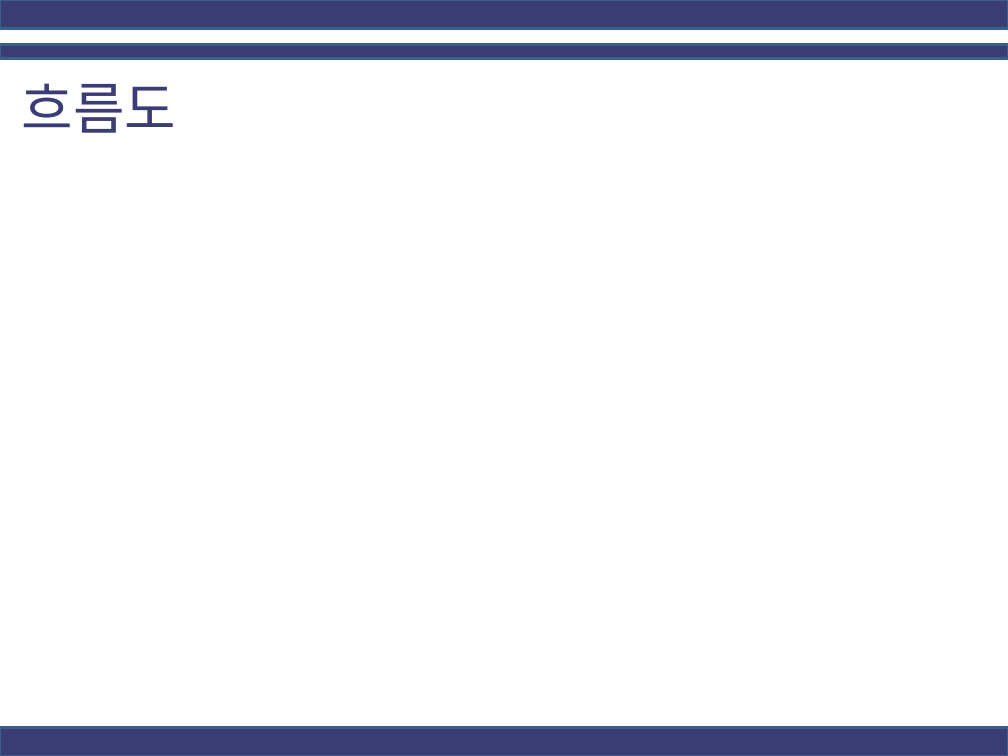
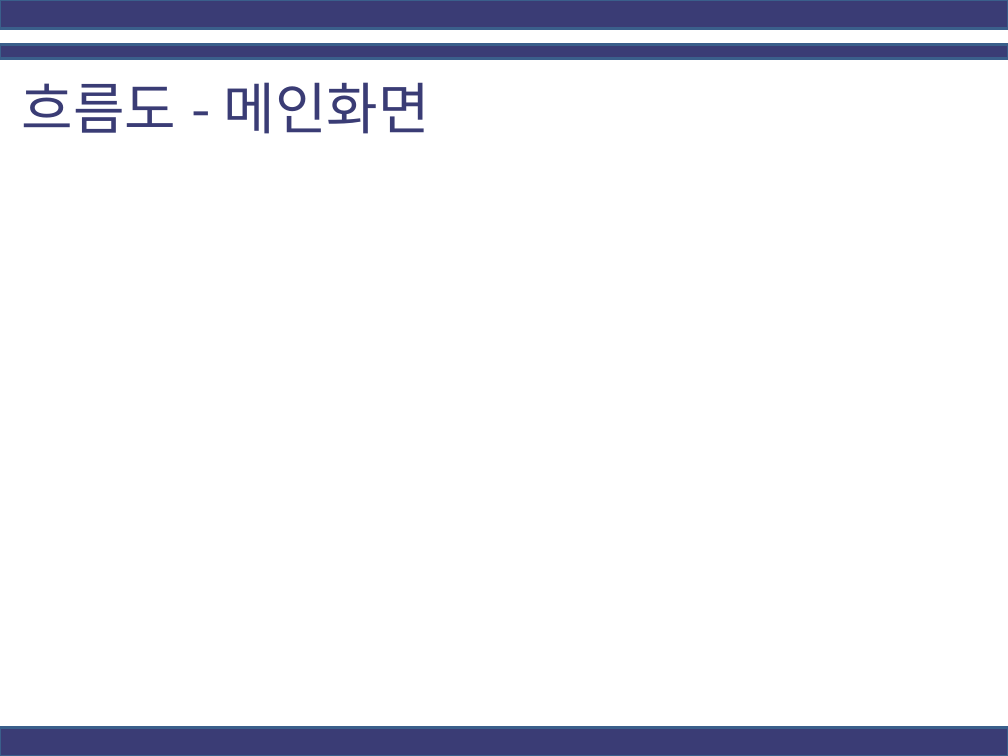
Before and after one commit to junwork123/Deep-Military-Camera, a slide deck: slide 12 of 확장성이 용이한 무인감시체계.pptx (slide 11 before the commit). Drawn at 1008x756 pixels with LibreOffice and Linux fonts; fonts in the diff are those of the drawing; background and template pictures are left out. Boxes give left, top, right and bottom in pixels: in the first picture for what was removed or moved away, otherwise in the second. Text is boxed around its words. In the diff, an @@ line names an element or a change of style, - is before the commit and + after.

Commit message:
ppt 흐름도 추가

```diff
--- a/확장성이 용이한 무인감시체계.pptx
+++ b/확장성이 용이한 무인감시체계.pptx
@@ text at bbox=[22, 82, 430, 134]: text changed @@
-흐름도
+흐름도 - 메인화면
```
Also in this commit, not shown: 4 other slides changed, 3 slides added.
